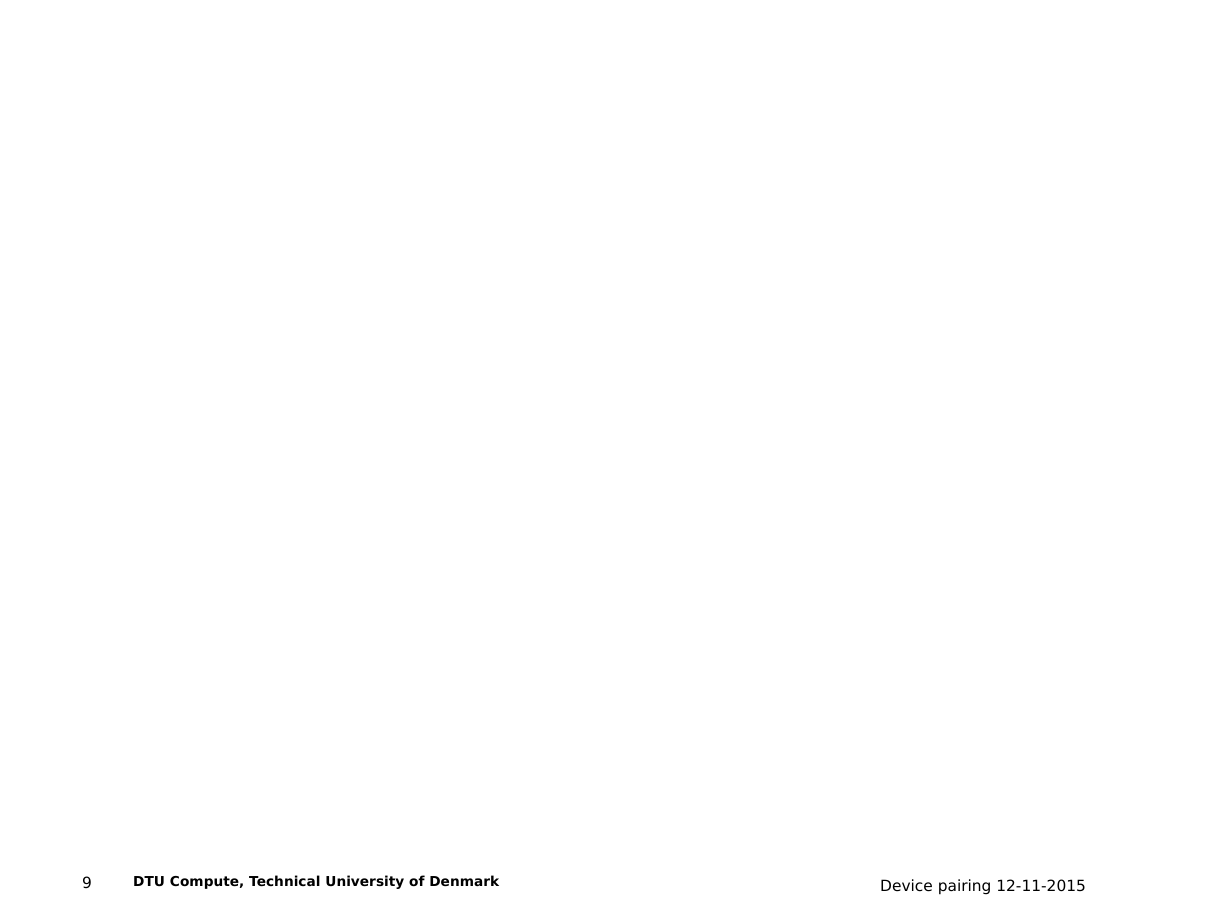
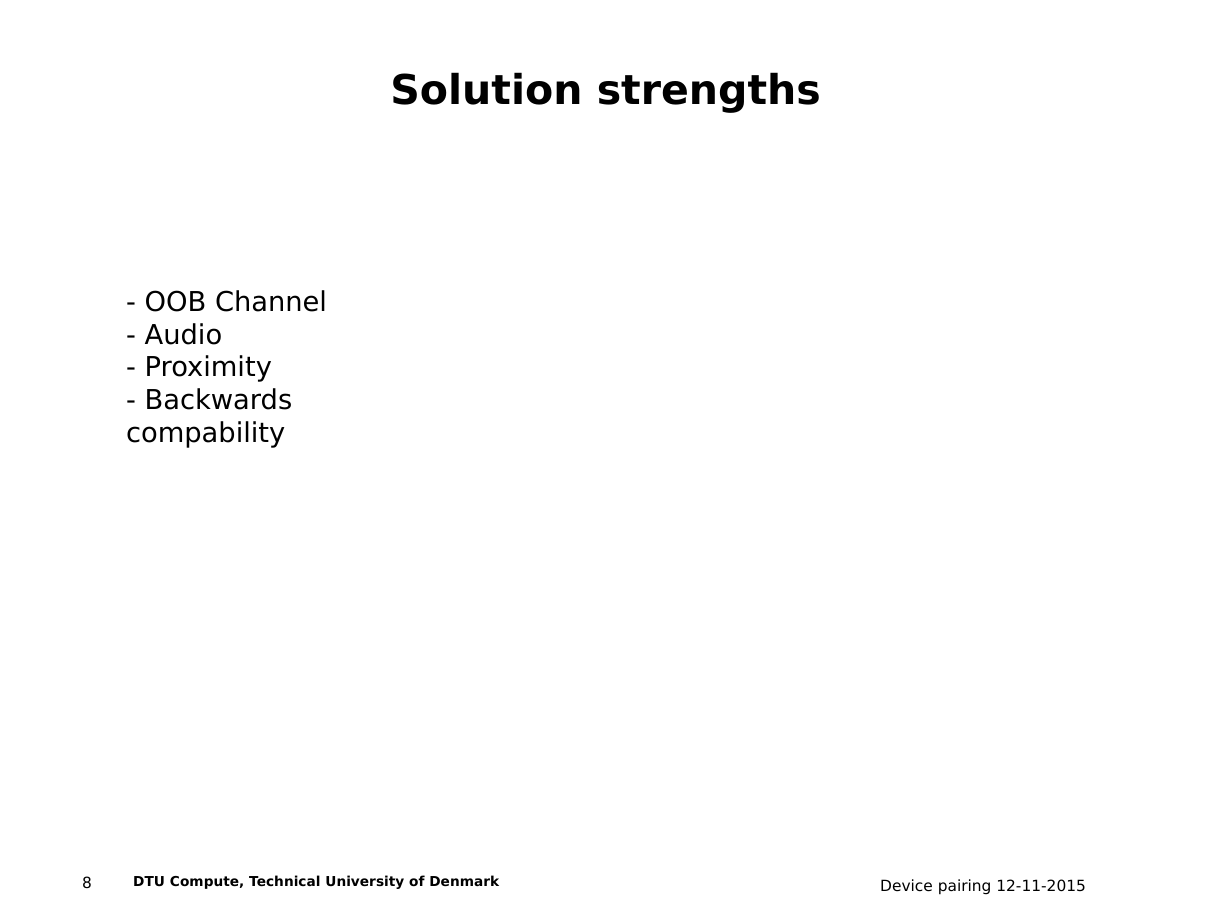
Before and after one commit to ttsoftware/applied-cryptography, a slide deck: slide 8 of Audio-based Out of Band Channel key exchange.ppt (slide 9 before the commit). Drawn at 1232x924 pixels with LibreOffice and Linux fonts; fonts in the diff are those of the drawing; background and template pictures are left out. Boxes give left, top, right and bottom in pixels: in the first picture for what was removed or moved away, otherwise in the second. Text is boxed around its words. In the diff, an @@ line names an element or a change of style, - is before the commit and + after.

Commit message:
presentation

```diff
--- a/Audio-based Out of Band Channel key exchange.ppt
+++ b/Audio-based Out of Band Channel key exchange.ppt
@@ text added at (x1=390, y1=72, x2=821, y2=113), 24 pt, text #000000, bold @@
+Solution strengths
@@ text added at (x1=126, y1=290, x2=327, y2=448), 16 pt, text #000000 @@
+- OOB Channel
+- Audio
+- Proximity
+- Backwards compability
@@ page number at (x1=82, y1=876, x2=92, y2=889): text changed @@
-9
+8
```
Also in this commit, not shown: 3 other slides changed, 1 slide added.
